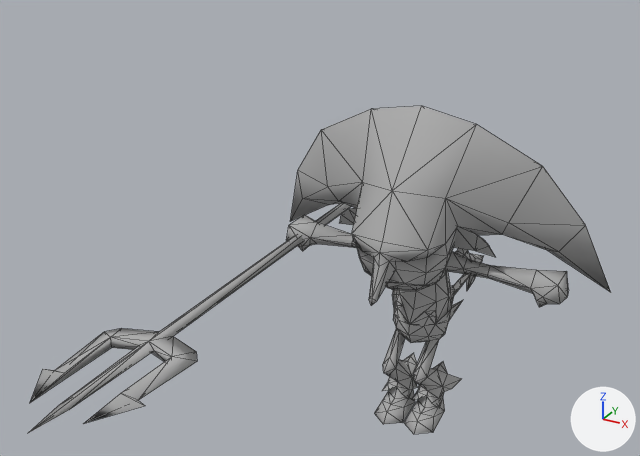
Two versions of the FBX model Assets/Resources/yo-kai-API/data/_3D/models/model_y201.fbx, one commit apart.
Both versions are drawn from a camera (50 mm lens) standing at (0.00806, -0.02048, 0.0153) and looking at (-0.00144, -0.00321, 0.00667). Every picture has the same lights, and +X, +Y and +Z are marked at lower right. The older version comes first. Mesh edges are drawn as thin lines. Where no turn or scale is listed for an object, it has been applied to the vertices. Vertices at exactly the same position are counted once.

The first picture shows 'skin1_0', 'skin2_0'.
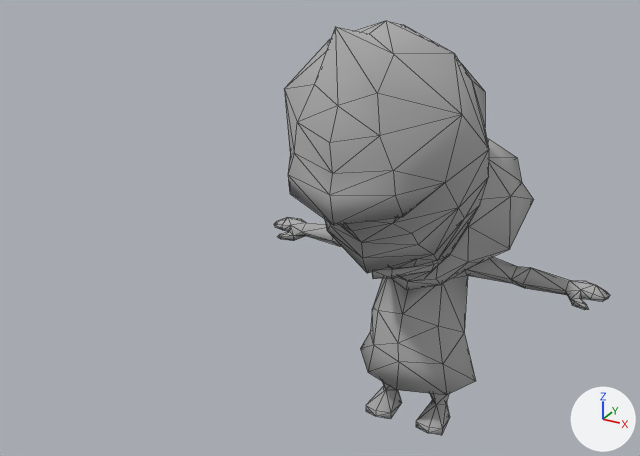
Edits to the scene script, one JSON object a line:
```json
{"block": "me_mesh", "where": "# used by ob_skin1_0; location = (0.0, 0.0, 0.0)"}
{"op": "remove", "block": "me_mesh", "code": "me_mesh.from_pydata(...)  # 426 vertices, 774 faces; spans x -0.00482..0.00482, y -0.00324..0.00541, z 0.0..0.00927"}
{"op": "add", "block": "me_mesh", "code": "me_mesh.from_pydata(...)  # 359 vertices, 656 faces; spans x -0.00491..0.00491, y -0.00542..0.00244, z 0.0..0.01198"}
{"block": "me_mesh", "change": "me_mesh part 1: the loose piece of 334 vertices spanning x -0.00482..0.00482, y -0.00324..0.00541, z 0.00052..0.00927 is rebuilt with 281 vertices and now spans x -0.00491..0.00491, y -0.00542..0.00244, z 0.00141..0.01198"}
{"block": "me_mesh", "change": "me_mesh part 2: a new loose piece of 26 vertices spanning x 0.00038..0.0012, y -0.00099..0.00033, z 0.0..0.00197, in mat_y208000_01_01 (its picture is missing)"}
{"block": "me_mesh", "change": "me_mesh part 3: a new loose piece of 26 vertices spanning x -0.0012..-0.00038, y -0.00099..0.00033, z 0.0..0.00197, in mat_y208000_01_01 (its picture is missing)"}
{"block": "me_mesh", "change": "me_mesh part 4: the loose piece of 15 vertices spanning x 0.00029..0.00092, y 0.00033..0.00153, z 0.00395..0.00501 is deleted"}
{"block": "me_mesh", "change": "me_mesh part 5: the loose piece of 8 vertices spanning x 0.00107..0.00222, y -0.00112..-0.00061, z 0.00567..0.00652 is deleted"}
{"block": "me_mesh", "change": "me_mesh part 6: the loose piece of 8 vertices spanning x -0.00222..-0.00107, y -0.00112..-0.00061, z 0.00567..0.00652 is deleted"}
{"block": "me_mesh", "change": "me_mesh part 7"}
{"block": "me_mesh", "change": "40 vertices are removed from x -0.00092..0.00092, y -0.00123..0.00059, z 0.0..0.00114"}
{"block": "me_mesh", "change": "68 faces are deleted"}
{"block": "me_mesh", "change": "other edits to the shape of me_mesh do not show in these pictures"}
{"op": "remove", "block": "ob_skin2_0", "code": ["ob_skin2_0 = bpy.data.objects.new('skin2_0', me_mesh_001)", "ob_skin2_0.location = (0.0, 0.0, 0.0)"]}
```

Boxes (x1, y1, x2, y2) around the edits, measured in the pictures (640 x 456 px):
```json
{"object": "skin1_0", "change": "reshaped", "before": [287, 106, 611, 434], "after": [274, 21, 610, 435], "on screen": "26% taller"}
{"object": "skin2_0", "change": "deleted", "before": [30, 203, 351, 432]}
{"part": 1, "of": "me_mesh", "change": "rebuilt", "before": [287, 106, 611, 408], "after": [274, 21, 610, 395], "on screen": "24% taller"}
{"part": 2, "of": "me_mesh", "change": "added", "after": [416, 393, 450, 435]}
{"part": 3, "of": "me_mesh", "change": "added", "after": [366, 381, 402, 419]}
{"part": 4, "of": "me_mesh", "change": "deleted", "before": [454, 248, 471, 260], "on screen": "mostly hidden"}
{"part": 5, "of": "me_mesh", "change": "deleted", "before": [454, 226, 496, 257]}
{"part": 6, "of": "me_mesh", "change": "deleted", "before": [339, 208, 357, 225]}
{"part": 7, "of": "me_mesh", "change": "deleted", "before": [374, 387, 445, 434]}
```
